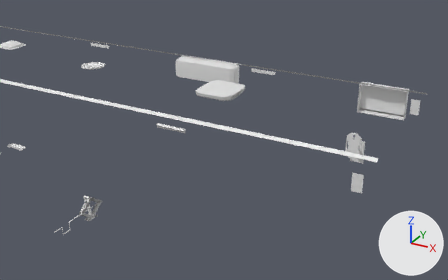
An edit to the glTF model public/models/Addons.glb, drawn before and after from the same camera.
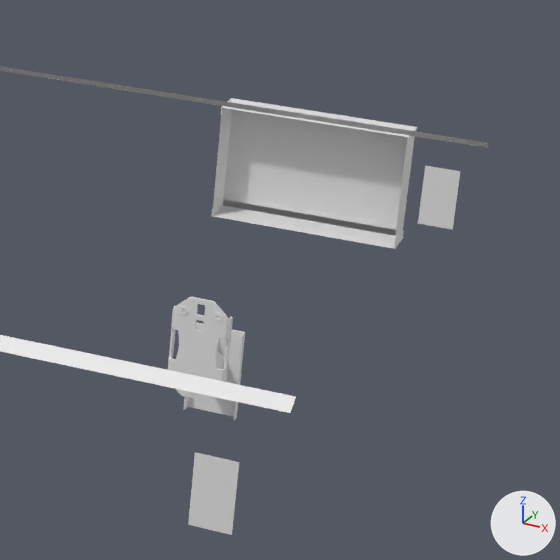
There are two pictures of each version: one from a camera (50 mm lens) standing at (6.55, -7.12, 5.6) and looking at (2.57, 0.12, 1.98), one close up on the part from 68% to 100% of the width and 20% to 71% of the height. Arrows for +X, +Y and +Z are at lower right; the lights stay in place. The older version's two pictures come first. Where no turn or scale is listed for an object, it has been applied to the vertices. Vertices at exactly the same position are counted once.

The first close-up shows 'Aluminum Sidewall Vents', 'LED Rope Light', 'Radio Package Speaker', 'Spare Tire Mount'.
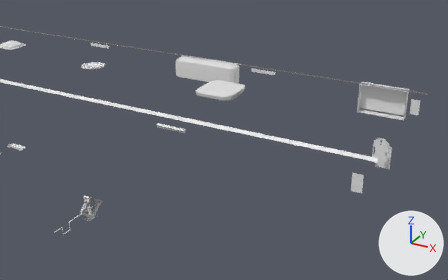
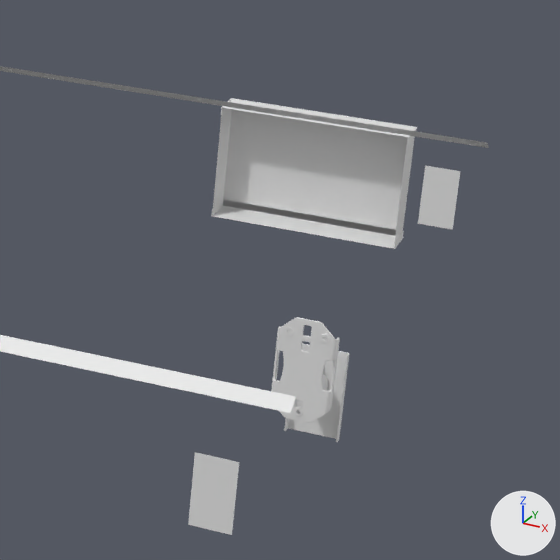
Boxes (x1, y1, x2, y2) around the edits, measured in the close-ups (560 x 560 px):
'Spare Tire Mount', moved
    before: (168, 297, 245, 420)
    after: (271, 317, 349, 442)

Patch to the scene script:
```diff
--- a/public/models/Addons.glb.py
+++ b/public/models/Addons.glb.py
@@ me_spare_tire_mount @@
 # used by ob_spare_tire_mount; location = (0.0, 0.0, 0.0)
-me_spare_tire_mount.from_pydata(...)  # 1227 vertices, 2394 faces; spans x 4.132..4.35, y 0.931..1.21, z 1.553..2.122
+me_spare_tire_mount.from_pydata(...)  # 1227 vertices, 2394 faces; spans x 4.526..4.744, y 0.931..1.21, z 1.553..2.122
+# me_spare_tire_mount part 1: the whole mesh is moved by (0.394, 0.0, 0.0)
 me_spare_tire_mount.materials.append(mat_black_alloy)
```
